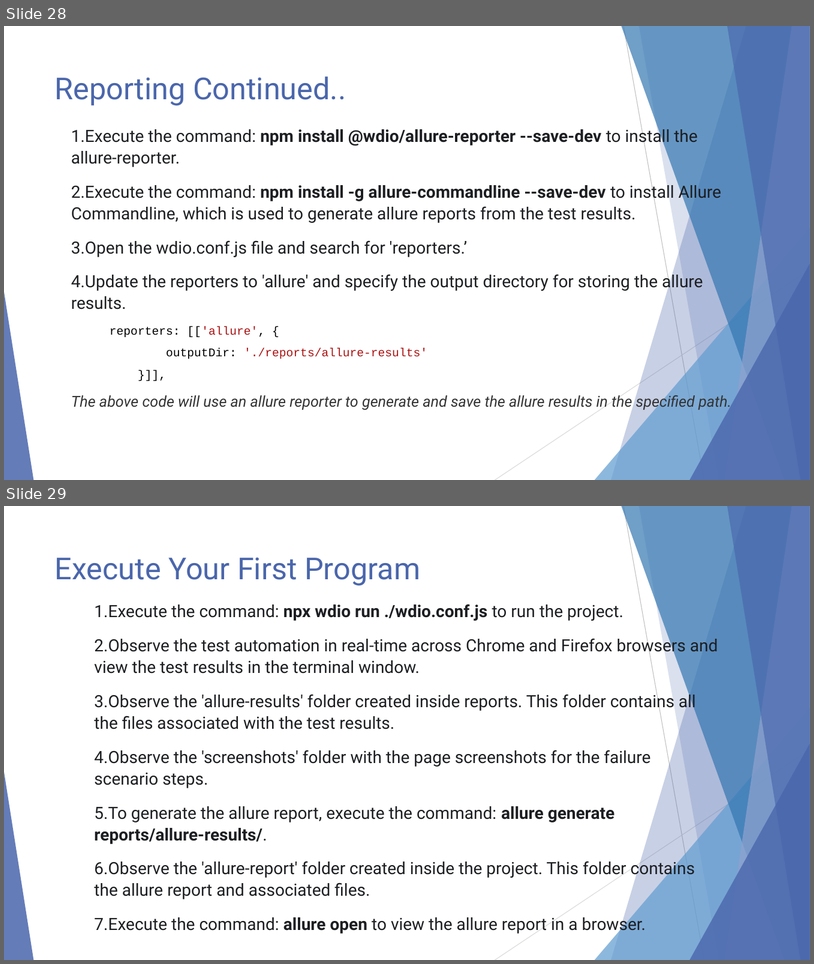
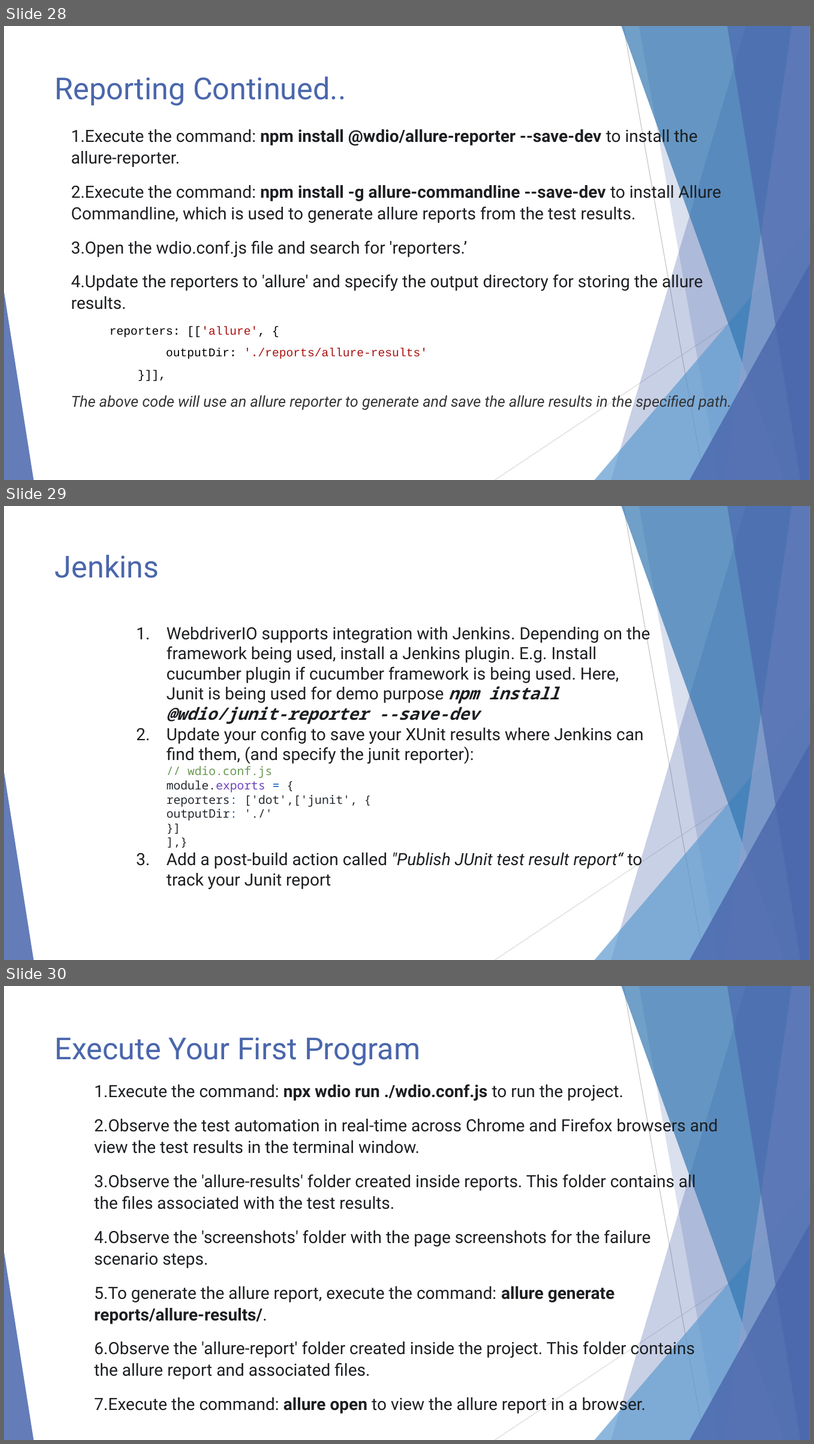
Before and after one commit to reshu-testonics/WebdriverIO, a slide deck: WebdriverIO.pptx. Shown one above the other, each under a label of ours: slides 28 and 29 before the commit, slides 28, 29 and 30 after it. The pictures are 814x964 and 814x1444 pixels, drawn with LibreOffice and Linux fonts; fonts in the diff are those of the drawing. Boxes give left, top, right and bottom in pixels: in the first picture for what was removed or moved away, otherwise in the second. Text is boxed around its words. In the diff, an @@ line names an element or a change of style, - is before the commit and + after.

```diff
--- a/WebdriverIO.pptx
+++ b/WebdriverIO.pptx
@@ slide 29 added at bbox=[4, 506, 810, 960], background #FFFFFF; not listed: 10 template elements that a slide beside it also shows @@
@@ title added at bbox=[55, 555, 159, 578], 36 pt, text #4A66AC @@
+Jenkins
@@ text added at bbox=[167, 624, 650, 889], 20 pt, text #1C1E21 @@
+1. WebdriverIO supports integration with Jenkins. Depending on the framework being used, install a Jenkins plugin. E.g. Install cucumber plugin if cucumber framework is being used. Here, Junit is being used for demo purpose npm install @wdio/junit-reporter --save-dev
+2. Update your config to save your XUnit results where Jenkins can find them, (and specify the junit reporter):
+  // wdio.conf.js
+  module.exports = {
+  reporters: ['dot',['junit', {
+  outputDir: './'
+  }]
+  ],}
+3. Add a post-build action called "Publish JUnit test result report“ to track your Junit report
@@ what was slide 29 is now slide 30 @@
```
Also in this commit, not shown: 2 slides changed, 2 other slides added.
